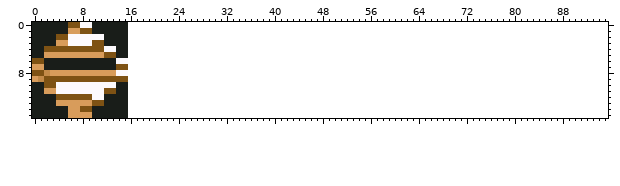
Sprite sheet, stored at app/src/main/res/drawable/diamond_32x32.png. This is how it looked before the edit.
The file is 32x32 pixels, drawn in blocks of 2x2; one block is one cell here. Colours within 5 levels of each other are drawn and written as one. The old version is drawn lined up with the new one, on the new canvas.
After the commit:
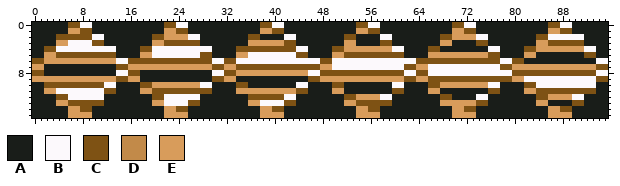
Palette (. is transparent): A #191d19  B #fcf9fc  C #7e5214  D #c28a49  E #d89c5b
Edits made:
canvas 16x16 -> 96x16
y 0: x 16..95 ................................................................................ -> AAAAAACCBBAAAAAAAAAAAACCBBAAAAAAAAAAAACCBBAAAAAAAAAAAACCBBAAAAAAAAAAAACCBBAAAAAA
y 1: x 16..95 ................................................................................ -> AAAAAAEECCAAAAAAAAAAAAEECCAAAAAAAAAAAAEECCAAAAAAAAAAAAEECCAAAAAAAAAAAAEECCAAAAAA
y 2: x 6..9 BBBB -> CCCC; x 16..95 ................................................................................ -> AAAACCEEEEBBAAAAAAAACCAAAABBAAAAAAAACCAAAABBAAAAAAAACCEEEEBBAAAAAAAACCBBBBBBAAAA
y 3: x 16..95 ................................................................................ -> AAAAEECCCCCCAAAAAAAAEEEEEECCAAAAAAAAEEAAAACCAAAAAAAAEEAAAACCAAAAAAAAEECCCCCCAAAA
y 4: x 4..11 CCCCCCCC -> BBBBBBBB; x 16..95 ................................................................................ -> AACCBBBBBBBBBBAAAACCCCCCCCCCBBAAAACCEEEEEEEEBBAAAACCAAAAAAAABBAAAACCEEEEEEEEBBAA
y 5: x 4..11 EEEEEEEE -> CCCCCCCC; x 16..95 ................................................................................ -> AAEEBBBBBBBBCCAAAAEEBBBBBBBBCCAAAAEECCCCCCCCCCAAAAEEEEEEEEEECCAAAAEEAAAAAAAACCAA
y 6: x 2..13 AAAAAAAAAAAA -> EEEEEEEEEEEE; x 16..95 ................................................................................ -> CCCCCCCCCCCCCCBBCCBBBBBBBBBBBBBBCCBBBBBBBBBBBBBBCCCCCCCCCCCCCCBBCCAAAAAAAAAAAABB
y 7: x 16..95 ................................................................................ -> EEEEEEEEEEEEEECCEECCCCCCCCCCCCCCEEBBBBBBBBBBBBCCEEBBBBBBBBBBBBCCEEEEEEEEEEEEEECC
y 8: x 2..13 DEEEEEEEEEEE -> AAAAAAAAAAAA; x 16..95 ................................................................................ -> CCAAAAAAAAAAAABBCCEEEEEEEEEEEEBBCCCCCCCCCCCCCCBBCCBBBBBBBBBBBBBBCCCCCCCCCCCCCCBB
y 9: x 1..13 DCCCCCCCCCCCC -> EEEEEEEEEEEEE; x 16..95 ................................................................................ -> EEAAAAAAAAAAAACCEEAAAAAAAAAAAACCEEEEEEEEEEEEEECCEECCCCCCCCCCCCCCEEBBBBBBBBBBBBCC
y 10: x 4..11 BBBBBBBB -> CCCCCCCC; x 16..95 ................................................................................ -> AACCEEEEEEEEBBAAAACCAAAAAAAABBAAAACCAAAAAAAABBAAAACCEEEEEEEEBBAAAACCBBBBBBBBBBAA
y 11: x 16..95 ................................................................................ -> AAEECCCCCCCCCCAAAAEEEEEEEEEECCAAAAEEAAAAAAAACCAAAAEEAAAAAAAACCAAAAEECCCCCCCCCCAA
y 12: x 6..9 CCCC -> BBBB; x 16..95 ................................................................................ -> AAAACCBBBBBBAAAAAAAACCCCCCBBAAAAAAAACCEEEEBBAAAAAAAACCAAAABBAAAAAAAACCEEEEBBAAAA
y 13: x 6..9 EEEE -> CCCC; x 16..95 ................................................................................ -> AAAAEEBBBBCCAAAAAAAAEEBBBBCCAAAAAAAAEECCCCCCAAAAAAAAEEEEEECCAAAAAAAAEEAAAACCAAAA
y 14: x 16..95 ................................................................................ -> AAAAAAEECCAAAAAAAAAAAAEECCAAAAAAAAAAAAEECCAAAAAAAAAAAAEECCAAAAAAAAAAAAEECCAAAAAA
y 15: x 16..95 ................................................................................ -> AAAAAAEEEEAAAAAAAAAAAAEEEEAAAAAAAAAAAAEEEEAAAAAAAAAAAAEEEEAAAAAAAAAAAAEEEEAAAAAA
Pixel boxes of the changes (left, top, right, bottom) in both pictures:
changed: (38, 22, 608, 118)
